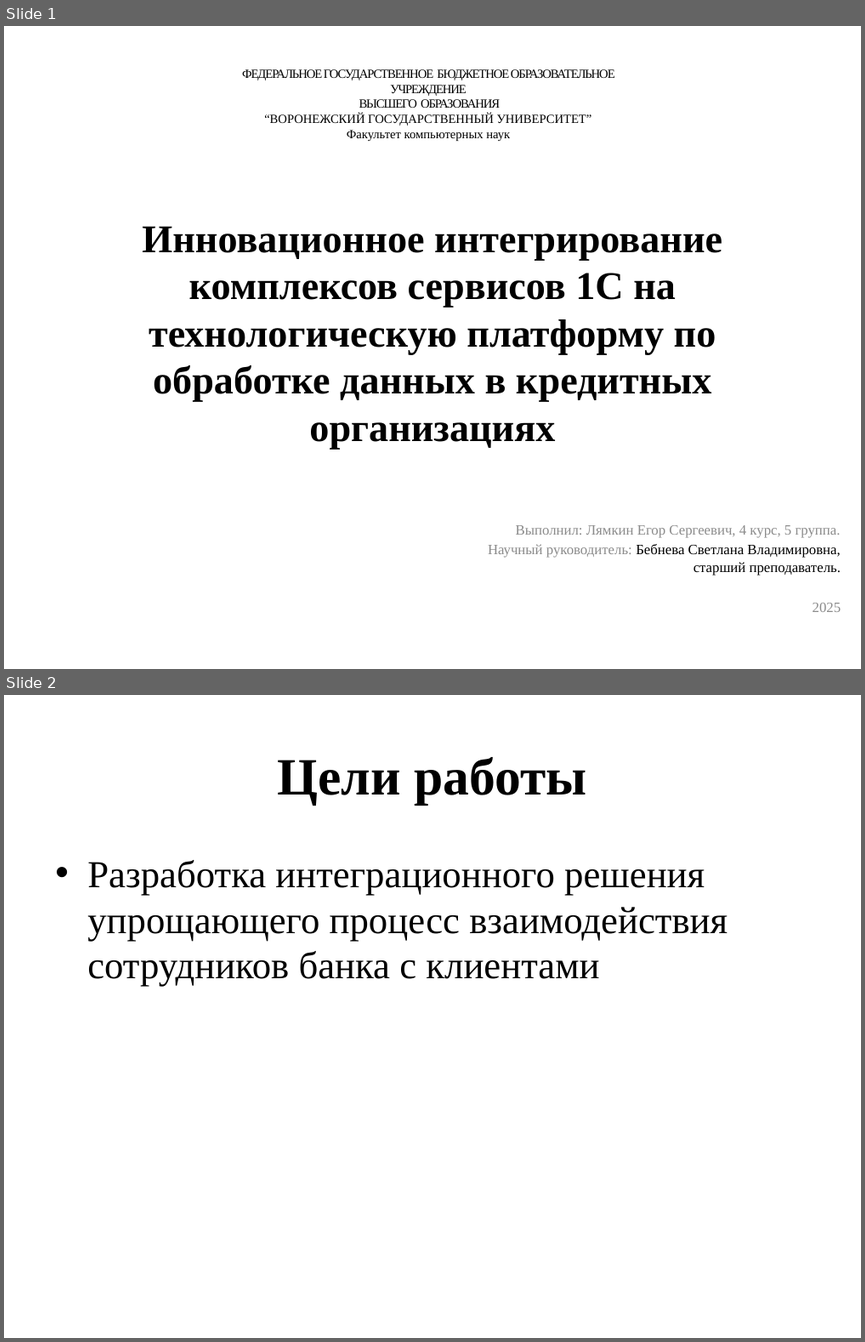
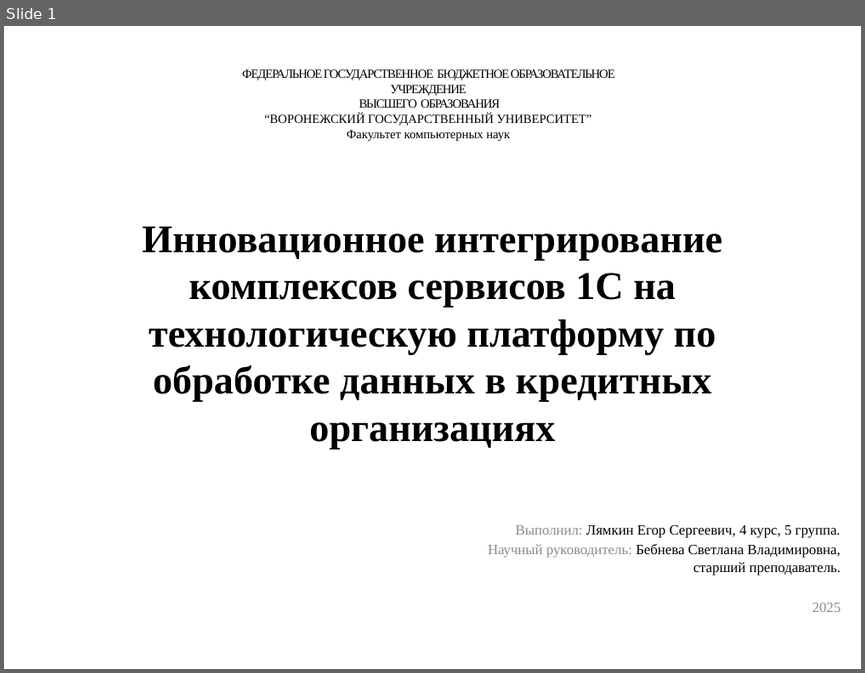
Before and after one commit to 4Bul04kka/diploma, a slide deck: дипломная работа/Лямкин презентация.pptx. Shown one above the other, each under a label of ours: slides 1 and 2 before the commit, slide 1 after it. The pictures are 865x1342 and 865x673 pixels, drawn with LibreOffice and Linux fonts; fonts in the diff are those of the drawing. Boxes give left, top, right and bottom in pixels: in the first picture for what was removed or moved away, otherwise in the second. Text is boxed around its words. In the diff, an @@ line names an element or a change of style, - is before the commit and + after.

```diff
--- a/дипломная работа/Лямкин презентация.pptx
+++ b/дипломная работа/Лямкин презентация.pptx
@@ slide 2 removed at (x1=4, y1=695, x2=861, y2=1338), background #FFFFFF @@
@@ title removed at (x1=278, y1=757, x2=586, y2=805) @@
-Цели работы
@@ text removed at (x1=87, y1=860, x2=727, y2=987) @@
-• Разработка интеграционного решения упрощающего процесс взаимодействия сотрудников банка с клиентами
@@ slide 1 changed as well @@
@@ subtitle at (x1=516, y1=525, x2=840, y2=538): text colour #8C8C8C to #000000 in "Лямкин Егор Сергеевич, 4 курс, 5 группа." @@
```
Also in this commit, not shown: 8 slides added, 6 other slides removed, 19 other files.
